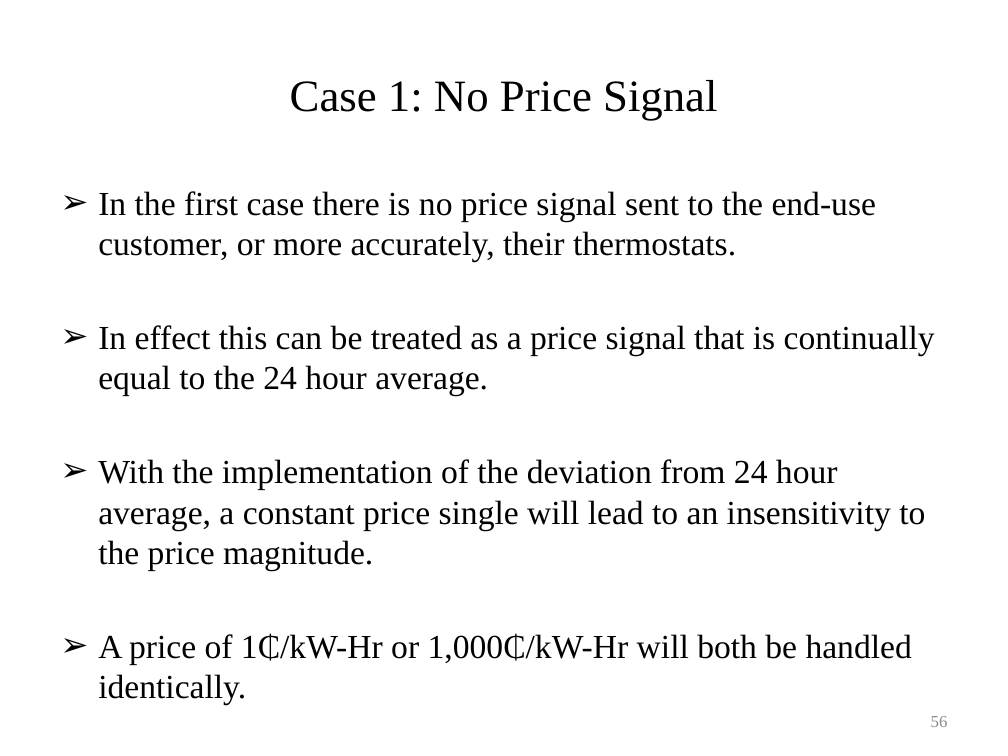
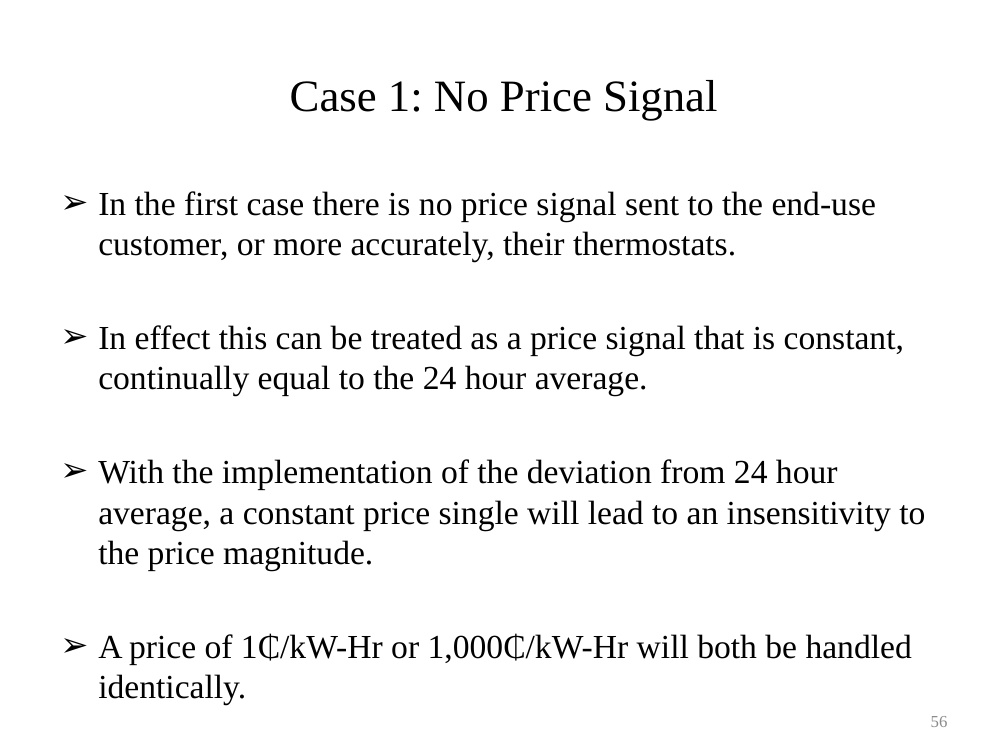
Before and after one commit to gridlab-d/course, a slide deck: slide 56 of University of Washington Class/Narrated Slides/Module 8 - Demand response.pptx. Drawn at 1008x756 pixels with LibreOffice and Linux fonts; fonts in the diff are those of the drawing. Boxes give left, top, right and bottom in pixels: in the first picture for what was removed or moved away, otherwise in the second. Text is boxed around its words. In the diff, an @@ line names an element or a change of style, - is before the commit and + after.

```diff
--- a/University of Washington Class/Narrated Slides/Module 8 - Demand response.pptx
+++ b/University of Washington Class/Narrated Slides/Module 8 - Demand response.pptx
@@ text at [98, 325, 904, 396]: text changed @@
-➢ In effect this can be treated as a price signal that is continually equal to the 24 hour average.
+➢ In effect this can be treated as a price signal that is constant, continually equal to the 24 hour average.
```
Also in this commit, not shown: 6 other slides changed, 4 slides added, 1 slide removed.
